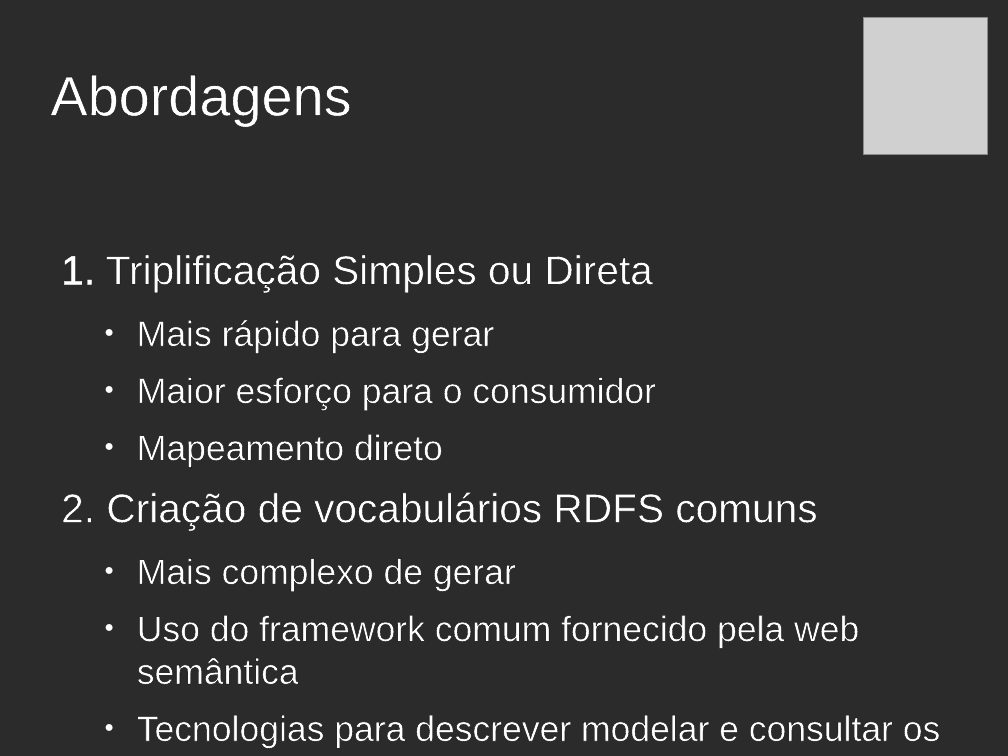
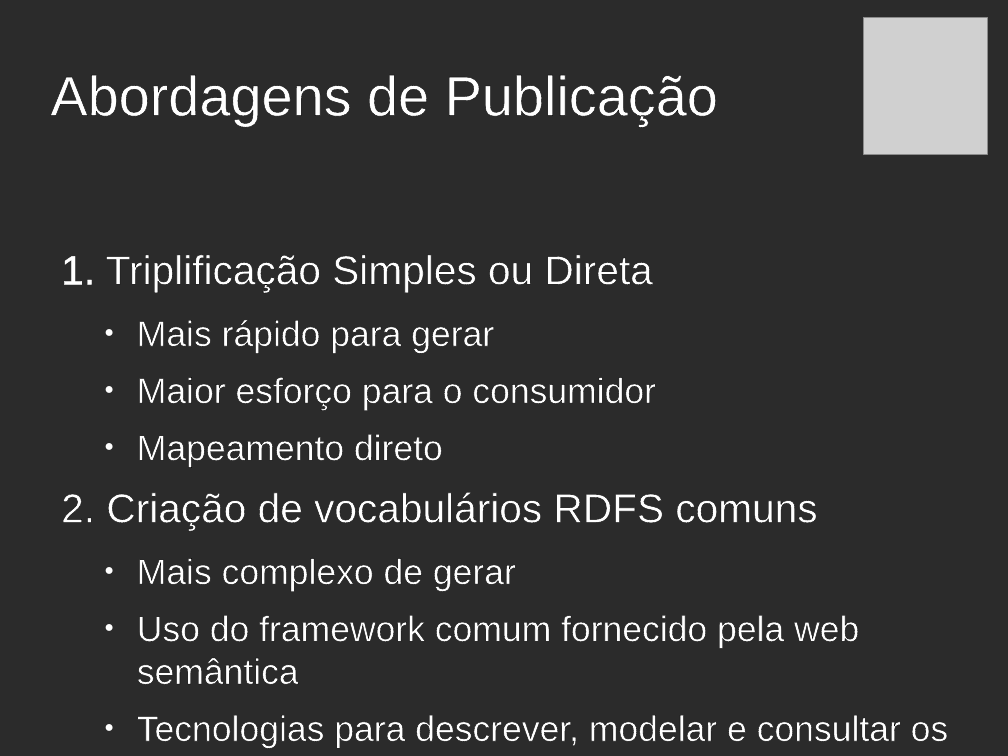
Before and after one commit to luiseufrasio/mestrado-ufc-eufrasio, a slide deck: slide 14 of docs/Pre-proposta.odp (slide 8 before the commit). Drawn at 1008x756 pixels with LibreOffice and Linux fonts; fonts in the diff are those of the drawing; grey boxes stand for pictures; background and template pictures are left out; a plain dark background stands for a picture behind light text. Boxes give left, top, right and bottom in pixels: in the first picture for what was removed or moved away, otherwise in the second. Text is boxed around its words. In the diff, an @@ line names an element or a change of style, - is before the commit and + after.

```diff
--- a/docs/Pre-proposta.odp
+++ b/docs/Pre-proposta.odp
@@ title at (x1=50, y1=75, x2=718, y2=125): text changed @@
-Abordagens
+Abordagens de Publicação
@@ text at (x1=137, y1=715, x2=949, y2=748): text changed @@
-  ● Tecnologias para descrever modelar e consultar os dados
+  ● Tecnologias para descrever, modelar e consultar os dados
```
Also in this commit, not shown: 4 other slides changed, 47 slides added, 1 slide removed, 1 other file.
